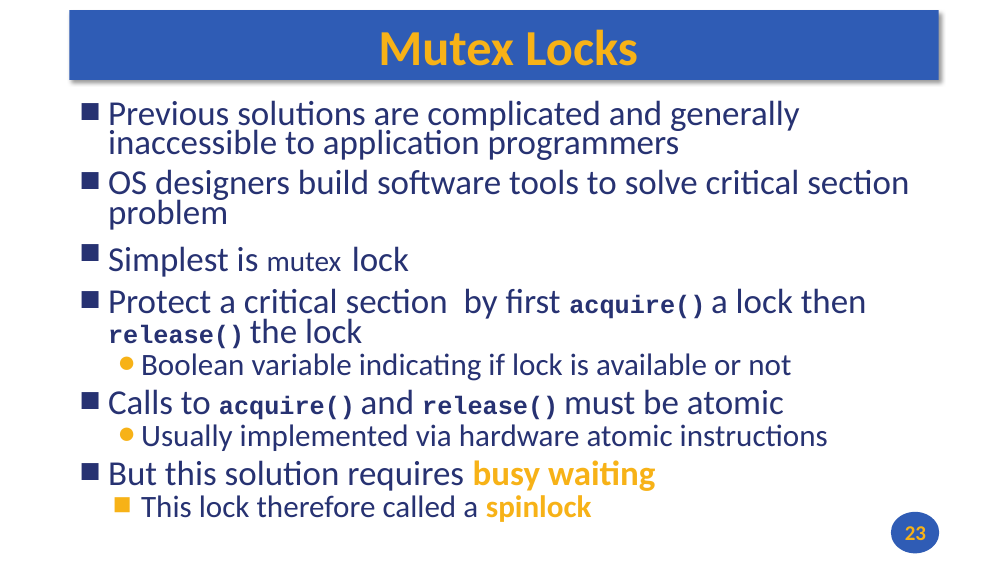
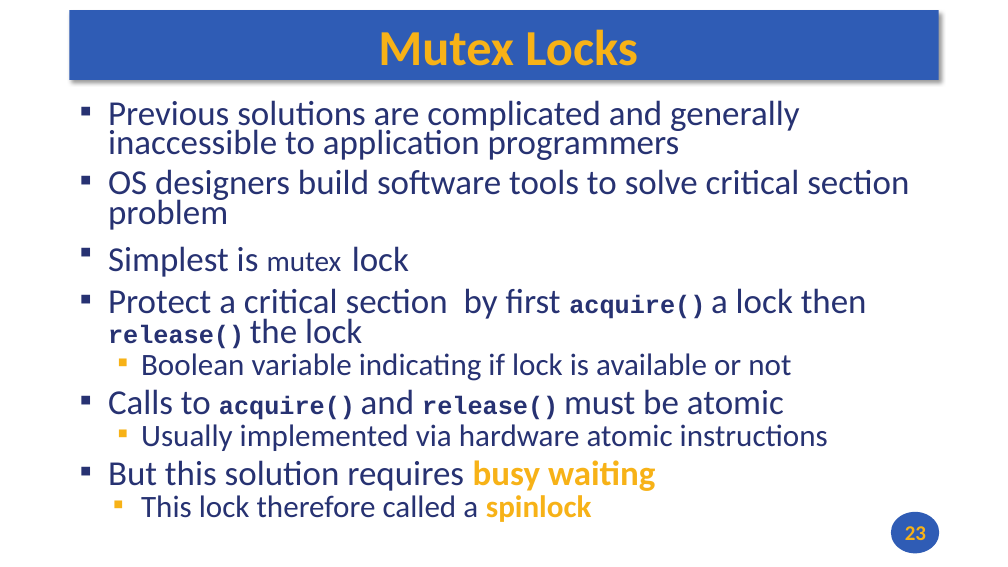
Before and after one commit to andrewt0301/hse-acos-course, a slide deck: slide 23 of docs/part2os/08_IPC/OS_Lecture_08.pptx. Drawn at 1008x567 pixels with LibreOffice and Linux fonts; fonts in the diff are those of the drawing. Boxes give left, top, right and bottom in pixels: in the first picture for what was removed or moved away, otherwise in the second. Text is boxed around its words. In the diff, an @@ line names an element or a change of style, - is before the commit and + after.

```diff
--- a/docs/part2os/08_IPC/OS_Lecture_08.pptx
+++ b/docs/part2os/08_IPC/OS_Lecture_08.pptx
@@ text "Previous solutions are complicated and ..." at box(108, 100, 909, 522): bullet ■ to ▪; bullet ● to ▪ @@
```
Also in this commit, not shown: 10 other slides changed, 1 other file.
